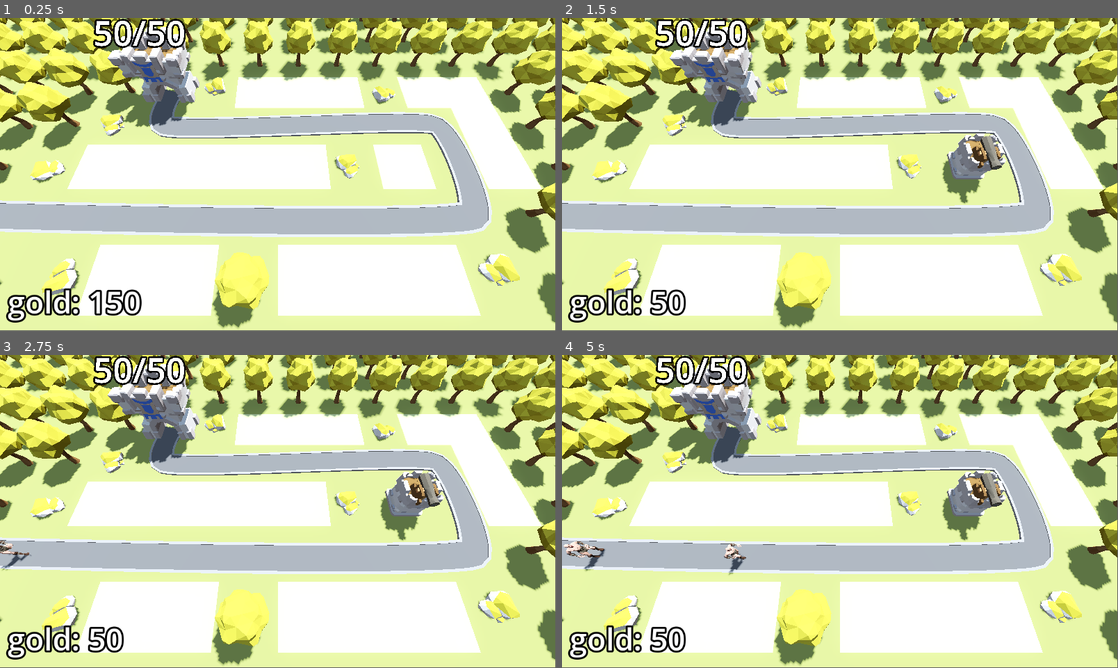
Above: before the commit, frames 1-4 (two rows, left to right).
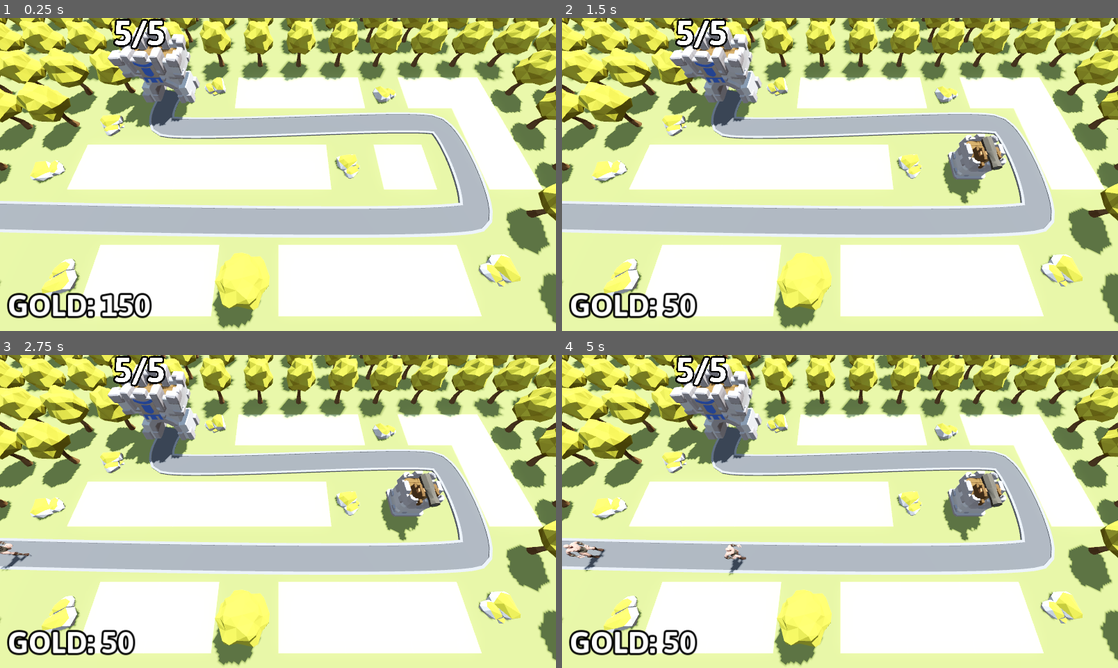
Above: after the commit, the same moments.

Repository: t04glovern/TinyTowerDefense
Game: Godot game, scene res://Levels/BaseLevel.tscn
Two runs of this game, one before a commit and one after it. Both use one fixed random seed, a clock stepped at 60 frames per second and the inputs below.
Inputs (mouse positions are in pixels of both pictures, inside the frame that each line leads up to):
- Up to frame 1 (0.25 s): no input
- Up to frame 2 (1.5 s): tap Enter at 0.5 s; move the mouse to (962, 158) at 0.52 s; press the mouse at (962, 158) at 0.53 s; tap Space at 1.25 s; move the mouse to (728, 190) at 1.27 s; release the mouse at (728, 190) at 1.28 s; click (728, 190) at 1.35 s
- Up to frame 3 (2.75 s): tap Enter at 2 s; move the mouse to (333, 442) at 2.02 s; press the mouse at (333, 442) at 2.03 s
- Up to frame 4 (5 s): move the mouse to (812, 574) at 2.77 s; release the mouse at (812, 574) at 2.78 s; click (812, 574) at 2.85 s; move the mouse to (1006, 558) at 3.52 s; press the mouse at (1006, 558) at 3.53 s; move the mouse to (673, 464) at 4.27 s; release the mouse at (673, 464) at 4.28 s; click (673, 464) at 4.35 s
In our replay, the window is 799x449 before the commit and 800x450 after it. These sizes can differ from the game's own. Grey fills any space a smaller window leaves; there, only what the larger window draws over its background counts as a difference.

The runs differ from the first frame. In frame 1, 7.4% of the frame differs, in the area x 0-100%, y 0-100%; in frame 2, 7.5%; in frame 3, 7.5%; in frame 4, 7.7%.

Commit message:
63. Polish and Balance

Diff:
--- a/Base/base.gd
+++ b/Base/base.gd
@@ -18,7 +18,6 @@
 
 func _ready() -> void:
     current_health = max_health
-    # Engine.time_scale = 5
 
 
 func take_damage() -> void:
--- a/Base/base.tscn
+++ b/Base/base.tscn
@@ -1,7 +1,8 @@
-[gd_scene load_steps=3 format=3 uid="uid://btse5h37wx5rm"]
+[gd_scene load_steps=4 format=3 uid="uid://btse5h37wx5rm"]
 
 [ext_resource type="Script" path="res://Base/base.gd" id="1_868rj"]
 [ext_resource type="PackedScene" uid="uid://d36j4xxfh6rf" path="res://Assets/Base.glb" id="2_8fclr"]
+[ext_resource type="FontFile" uid="uid://bbn2b6p4v1k67" path="res://Assets/Asap/static/Asap-Bold.ttf" id="2_j3l52"]
 
 [node name="Base" type="Node3D" groups=["base"]]
 transform = Transform3D(1, 0, 0, 0, 1, 0, 0, 0, 1, -10, 0, -6)
@@ -11,6 +12,7 @@
 transform = Transform3D(1, 0, 0, 0, 1, 0, 0, 0, 1, 0, 5.5, 0)
 billboard = 1
 text = "starting health"
+font = ExtResource("2_j3l52")
 font_size = 500
 outline_size = 100
 
--- a/DifficultyManager/difficulty_manager.tscn
+++ b/DifficultyManager/difficulty_manager.tscn
@@ -1,16 +1,23 @@
-[gd_scene load_steps=3 format=3 uid="uid://ceblnh73bm43i"]
+[gd_scene load_steps=4 format=3 uid="uid://ceblnh73bm43i"]
 
 [ext_resource type="Script" path="res://DifficultyManager/difficulty_manager.gd" id="1_emat8"]
 
 [sub_resource type="Curve" id="Curve_hoklu"]
 min_value = 0.25
-max_value = 2.0
-_data = [Vector2(0, 2), 0.0, -1.75, 0, 1, Vector2(1, 0.25), -1.75, 0.0, 1, 0]
+max_value = 3.0
+_data = [Vector2(0, 3), 0.0, -0.144356, 0, 0, Vector2(1, 0.25), -7.33807, 0.0, 0, 0]
+point_count = 2
+
+[sub_resource type="Curve" id="Curve_avt2o"]
+min_value = 10.0
+max_value = 150.0
+_data = [Vector2(0, 35.2322), 0.0, 114.768, 0, 1, Vector2(1, 150), 114.768, 0.0, 1, 0]
 point_count = 2
 
 [node name="DifficultyManager" type="Node"]
 script = ExtResource("1_emat8")
 spawn_time_curve = SubResource("Curve_hoklu")
+enemy_health_curve = SubResource("Curve_avt2o")
 
 [node name="Timer" type="Timer" parent="."]
 one_shot = true
--- a/Levels/BaseLevel.tscn
+++ b/Levels/BaseLevel.tscn
@@ -7,6 +7,7 @@
 [ext_resource type="PackedScene" uid="uid://btse5h37wx5rm" path="res://Base/base.tscn" id="3_pct4n"]
 [ext_resource type="Script" path="res://turret_manager.gd" id="5_8oce3"]
 [ext_resource type="PackedScene" uid="uid://cp2lgmmanou8a" path="res://Turret/turret.tscn" id="6_ovc21"]
+[ext_resource type="FontFile" uid="uid://bbn2b6p4v1k67" path="res://Assets/Asap/static/Asap-Bold.ttf" id="8_0osgv"]
 [ext_resource type="Script" path="res://bank.gd" id="8_cjdta"]
 [ext_resource type="PackedScene" uid="uid://ceblnh73bm43i" path="res://DifficultyManager/difficulty_manager.tscn" id="9_o07t2"]
 [ext_resource type="PackedScene" uid="uid://vxknrujg3jn0" path="res://UserInterface/victory_layer.tscn" id="10_jtivm"]
@@ -37,6 +38,9 @@
 [sub_resource type="StandardMaterial3D" id="StandardMaterial3D_nulkv"]
 albedo_color = Color(0.372549, 0.372549, 0.372549, 1)
 
+[sub_resource type="Theme" id="Theme_bl6ax"]
+default_font = ExtResource("8_0osgv")
+
 [sub_resource type="LabelSettings" id="LabelSettings_ofsob"]
 font_size = 64
 outline_size = 16
@@ -45,7 +49,7 @@
 [sub_resource type="Curve" id="Curve_r2dk3"]
 min_value = 10.0
 max_value = 150.0
-_data = [Vector2(0, 10), 0.0, 140.0, 0, 1, Vector2(1, 150), 140.0, 0.0, 1, 0]
+_data = [Vector2(0, 42.7881), 0.0, 107.212, 0, 1, Vector2(1, 150), 107.212, 0.0, 1, 0]
 point_count = 2
 
 [node name="BaseLevel" type="Node3D"]
@@ -127,7 +131,6 @@
 autostart = true
 
 [node name="Base" parent="." instance=ExtResource("3_pct4n")]
-max_health = 50
 
 [node name="TurretManager" type="Node3D" parent="." node_paths=PackedStringArray("enemy_path")]
 script = ExtResource("5_8oce3")
@@ -141,6 +144,7 @@
 grow_horizontal = 2
 grow_vertical = 2
 mouse_filter = 2
+theme = SubResource("Theme_bl6ax")
 theme_override_constants/margin_left = 16
 theme_override_constants/margin_top = 16
 theme_override_constants/margin_right = 16
@@ -153,8 +157,10 @@
 size_flags_vertical = 8
 text = "placeholder"
 label_settings = SubResource("LabelSettings_ofsob")
+uppercase = true
 
 [node name="DifficultyManager" parent="." instance=ExtResource("9_o07t2")]
+game_length = 180.0
 enemy_health_curve = SubResource("Curve_r2dk3")
 
 [node name="VictoryLayer" parent="." instance=ExtResource("10_jtivm")]
--- a/Turret/projectile.gd
+++ b/Turret/projectile.gd
@@ -5,6 +5,7 @@
 
 
 @export var speed: float = 30.0
+@export var damage: int = 25
 
 
 func _physics_process(delta: float) -> void:
@@ -17,5 +18,5 @@
 
 func _on_area_entered(area: Area3D) -> void:
 	if area.is_in_group("enemy_area"):
-		area.get_parent().current_health -= 25
+		area.get_parent().current_health -= damage
 		queue_free()
--- a/UserInterface/victory_layer.tscn
+++ b/UserInterface/victory_layer.tscn
@@ -1,7 +1,11 @@
-[gd_scene load_steps=4 format=3 uid="uid://vxknrujg3jn0"]
+[gd_scene load_steps=6 format=3 uid="uid://vxknrujg3jn0"]
 
 [ext_resource type="Script" path="res://UserInterface/victory_layer.gd" id="1_sscu4"]
 [ext_resource type="Texture2D" uid="uid://beqqs76y836dv" path="res://Assets/star.png" id="2_4me6e"]
+[ext_resource type="FontFile" uid="uid://bbn2b6p4v1k67" path="res://Assets/Asap/static/Asap-Bold.ttf" id="2_jwxsb"]
+
+[sub_resource type="Theme" id="Theme_bl6ax"]
+default_font = ExtResource("2_jwxsb")
 
 [sub_resource type="LabelSettings" id="LabelSettings_jssee"]
 font_size = 96
@@ -23,6 +27,7 @@
 anchor_bottom = 1.0
 grow_horizontal = 2
 grow_vertical = 2
+theme = SubResource("Theme_bl6ax")
 
 [node name="PanelContainer" type="PanelContainer" parent="CenterContainer"]
 custom_minimum_size = Vector2(400, 400)
@@ -90,6 +95,7 @@
 
 [node name="HBoxContainer" type="HBoxContainer" parent="CenterContainer/PanelContainer/VBoxContainer"]
 layout_mode = 2
+size_flags_vertical = 10
 
 [node name="RetryButton" type="Button" parent="CenterContainer/PanelContainer/VBoxContainer/HBoxContainer"]
 layout_mode = 2
--- a/project.godot
+++ b/project.godot
@@ -15,6 +15,10 @@
 config/features=PackedStringArray("4.2", "Forward Plus")
 config/icon="res://icon.svg"
 
+[display]
+
+window/stretch/mode="canvas_items"
+
 [input]
 
 click={
@@ -22,3 +26,7 @@
 "events": [Object(InputEventMouseButton,"resource_local_to_scene":false,"resource_name":"","device":-1,"window_id":0,"a …(258 unchanged characters)…
 ]
 }
+
+[rendering]
+
+anti_aliasing/quality/msaa_3d=2
Binary file added: Assets/Asap/Asap-Italic-VariableFont_wdth,wght.ttf
Not shown, added: Assets/Asap/Asap-Italic-VariableFont_wdth,wght.ttf.import
Binary file added: Assets/Asap/Asap-VariableFont_wdth,wght.ttf
Not shown, added: Assets/Asap/Asap-VariableFont_wdth,wght.ttf.import
Not shown, added: Assets/Asap/OFL.txt
Not shown, added: Assets/Asap/README.txt
Binary file added: Assets/Asap/static/Asap-Black.ttf
Not shown, added: Assets/Asap/static/Asap-Black.ttf.import
Binary file added: Assets/Asap/static/Asap-BlackItalic.ttf
Not shown, added: Assets/Asap/static/Asap-BlackItalic.ttf.import
Binary file added: Assets/Asap/static/Asap-Bold.ttf
Not shown, added: Assets/Asap/static/Asap-Bold.ttf.import
(and 175 more such lines)
